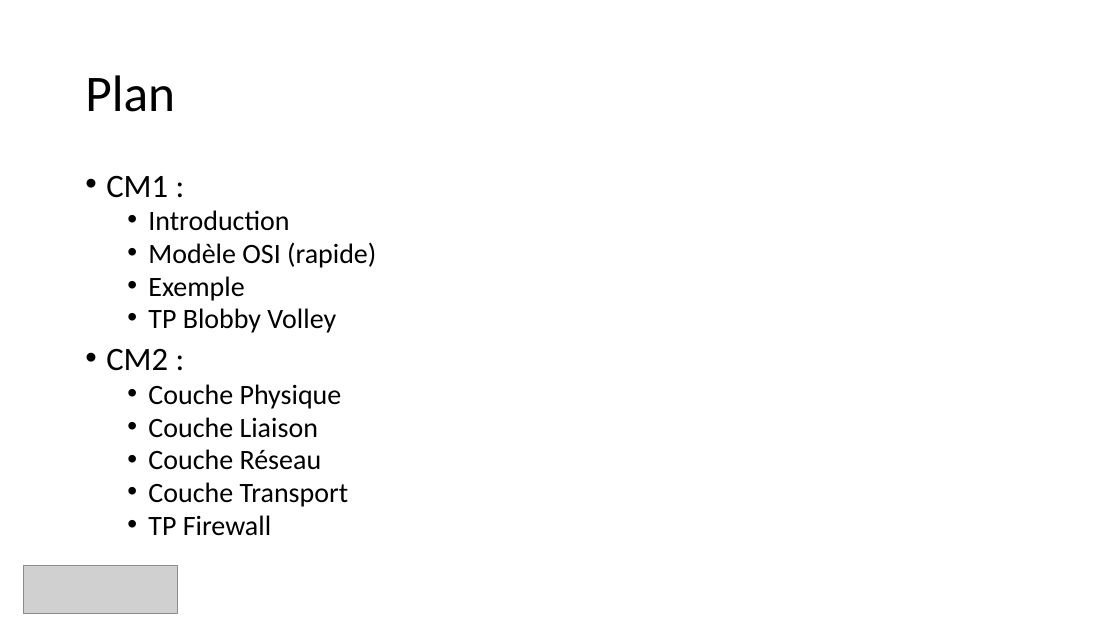
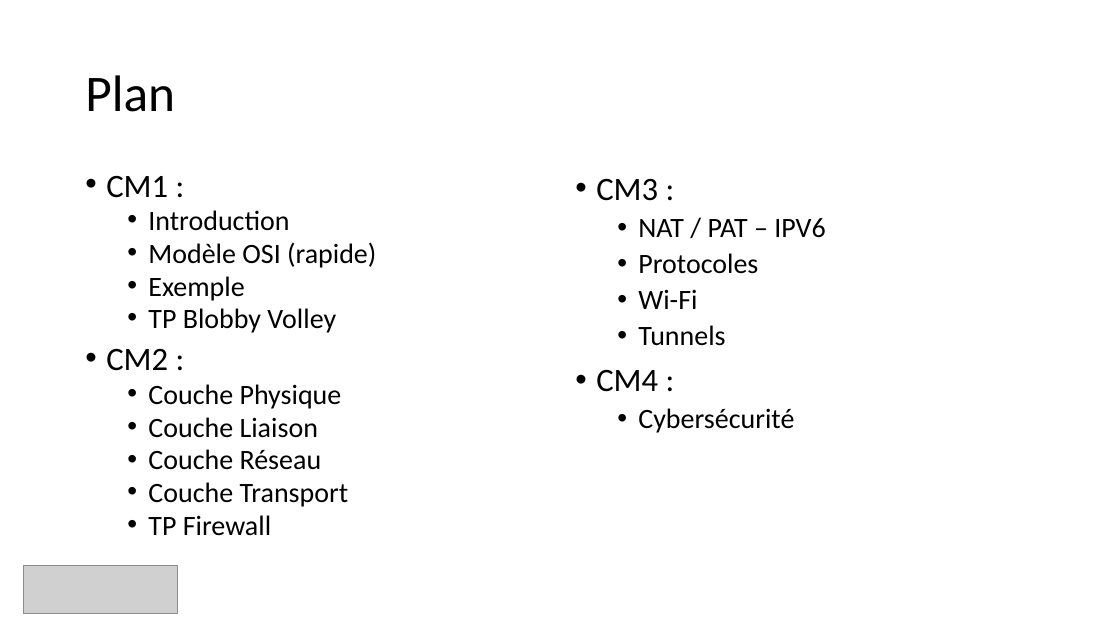
Before and after one commit to guillaume-rico/reseaux_informatiques, a slide deck: slide 2 of 01_CM/CM2 Réseaux Informatiques.pptx. Drawn at 1120x630 pixels with LibreOffice and Linux fonts; fonts in the diff are those of the drawing; grey boxes stand for pictures. Boxes give left, top, right and bottom in pixels: in the first picture for what was removed or moved away, otherwise in the second. Text is boxed around its words. In the diff, an @@ line names an element or a change of style, - is before the commit and + after.

```diff
--- a/01_CM/CM2 Réseaux Informatiques.pptx
+++ b/01_CM/CM2 Réseaux Informatiques.pptx
@@ text added at (x1=596, y1=178, x2=825, y2=433), 24 pt, text #000000 @@
+• CM3 :
+  • NAT / PAT – IPV6
+  • Protocoles
+  • Wi-Fi
+  • Tunnels
+• CM4 :
+  • Cybersécurité
```
Also in this commit, not shown: 1 slide added, 2 other files.
